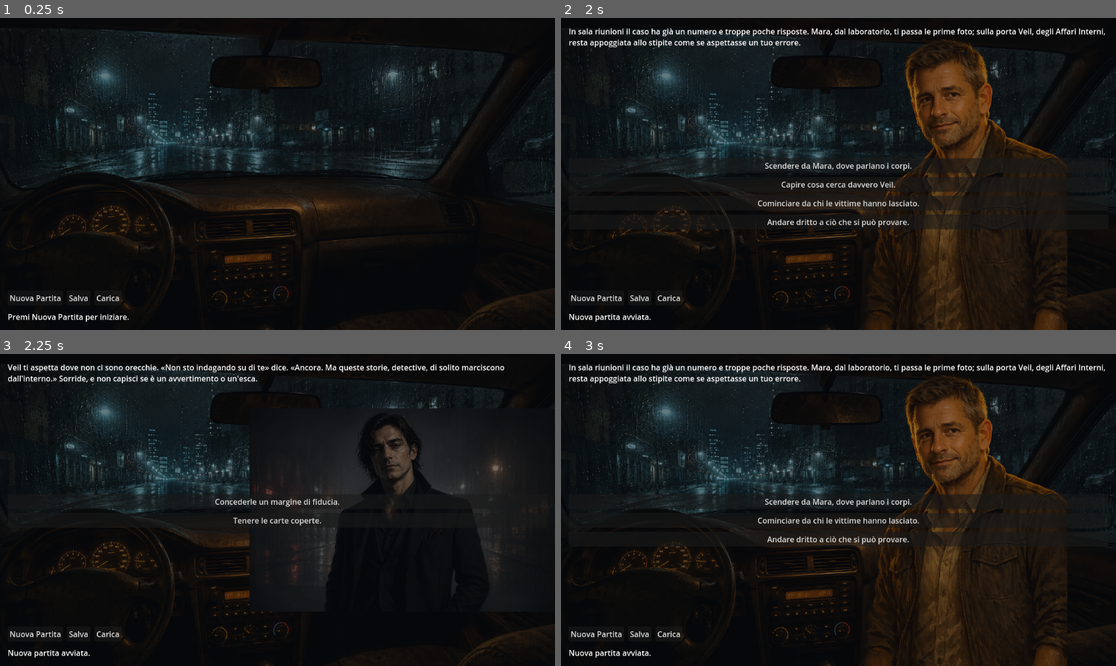
Above: before the commit, frames 1-4 (two rows, left to right).
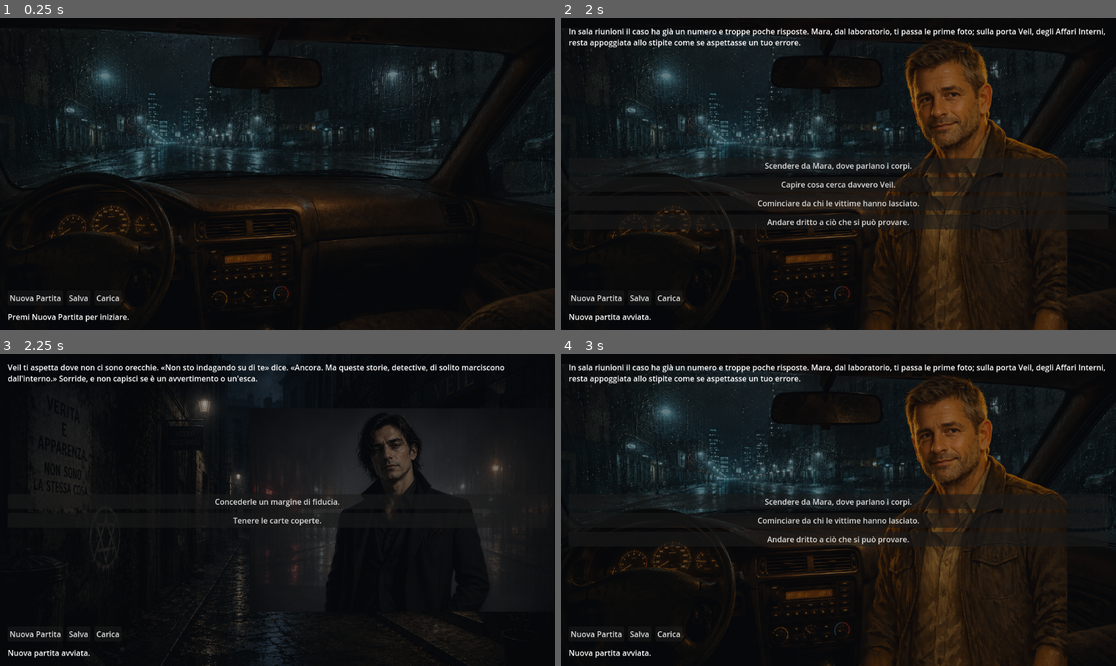
Above: after the commit, the same moments.

Repository: torsifranci2006-ship-it/gioco-test
Game: Godot game, scene res://scenes/main.tscn
The game is run twice, just before and just after one commit, with the same random seed, the same clock (stepped at 60 frames per second) and the same inputs.
Inputs:
- Up to frame 1 (0.25 s): no input
- Up to frame 2 (2 s): click "Nuova Partita" at 0.5 s; click "Lasciare che sia il suo istin…" at 1.25 s
- Up to frame 3 (2.25 s): click "Capire cosa cerca davvero Vei…" at 2 s
- Up to frame 4 (3 s): click "Concederle un margine di fidu…" at 2.75 s

Frames 1-2 are identical in both runs. In frame 3, 7.6% of the frame differs, in the area x 0-100%, y 0-100%; in frame 4, nothing differs.

Commit message:
Collega background incontro Veil

Diff:
--- a/src/ui/main.gd
+++ b/src/ui/main.gd
@@ -14,7 +14,7 @@
 	"bg_esterno_crimine_notte": "res://assets/backgrounds/bg_auto_notte.png",
 	"bg_commissariato": "res://assets/backgrounds/bg_auto_notte.png",
 	"bg_obitorio": "res://assets/backgrounds/bg_obitorio.png",
-	"bg_incontro_veil": "res://assets/backgrounds/bg_auto_notte.png",
+	"bg_incontro_veil": "res://assets/backgrounds/bg_incontro_veil.png",
 	"bg_bar_privato": "res://assets/backgrounds/bg_bar_privato.png",
 	"bg_tobia_rifugio": "res://assets/backgrounds/bg_tobia_rifugio.png",
 }
Binary file added: assets/backgrounds/bg_incontro_veil.png
